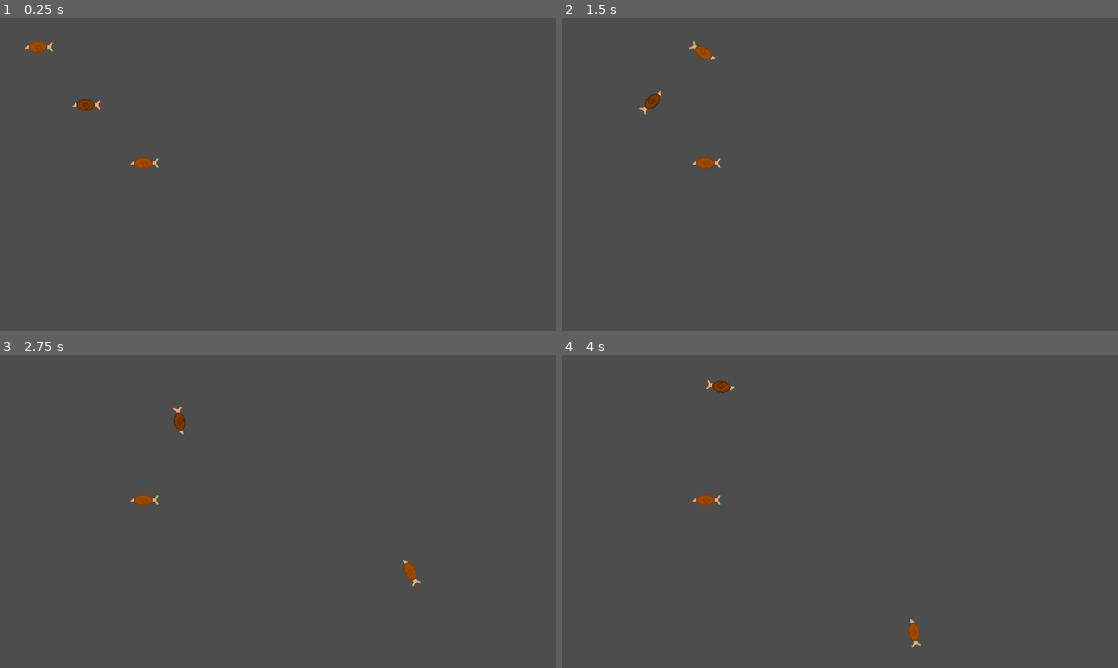
Above: before the commit, frames 1-4 (two rows, left to right).
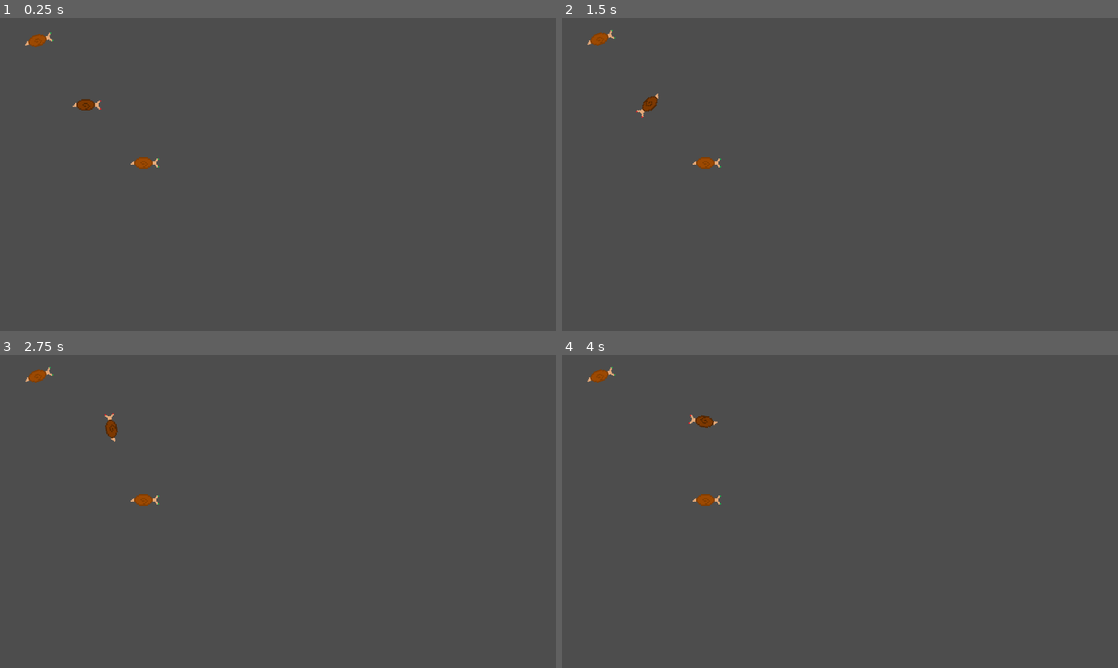
Above: after the commit, the same moments.

Repository: Travis16/Snails-on-ice
Game: Godot game, scene res://scenes/game.tscn
Same seed, same stepped clock (60 frames per second), same inputs: the game is played once before the commit and once after it.
Inputs:
- Up to frame 1 (0.25 s): no input
- Up to frame 2 (1.5 s): tap Enter at 0.5 s; hold Right (right1) 0.53-1.28 s; hold Down (down1) from 1.28 s (still down)
- Up to frame 3 (2.75 s): release Down (down1) at 2.03 s; hold Right (right1) from 2.03 s (still down)
- Up to frame 4 (4 s): release Right (right1) at 2.78 s; hold Up (up1) 2.78-3.53 s; hold Left (left1) from 3.53 s (still down)

The runs differ from the first frame. In frame 1, 0.2% of the frame differs, in the area x 4-10%, y 4-12%; in frame 2, 0.4%; in frame 3, 0.5%; in frame 4, 0.5%, in the area x 4-65%, y 3-94%.

Commit message:
input delay, ice effect'

Diff:
--- a/scripts/albaniaMan.gd
+++ b/scripts/albaniaMan.gd
@@ -31,8 +31,14 @@
 		$green.hide()
 
 var just_collided; # only needed to identify as 'player char' for collisions
+var random_movement = Vector2(0, 0);
+
 func _physics_process(delta: float) -> void:
 
+	if random_movement == Vector2(0, 0):
+		random_movement = Vector2(randf_range(-200, 200), randf_range(-200, 200))
+	else:
+		random_movement += Vector2(-random_movement.x/10, -random_movement.y/10)
 	if colour == 0:
 		rotation_degrees += (velocity.y + velocity.x) /100
 	else:
@@ -42,7 +48,7 @@
 	pressed = false;
 
 
-
+	'''
 	if Input.is_action_pressed("up1"):
 		pressed = true;
 		dir = 0
@@ -61,7 +67,8 @@
 		pressed = true;
 		dir = 3
 		velocity.x = clamp(velocity.x - (ACCEL_X * ACCEL * delta), -MAX_SPD, MAX_SPD)
-
+'''
+	velocity = random_movement;
 
 	if not pressed:
 		if velocity.x > 0:
--- a/scripts/playerChar.gd
+++ b/scripts/playerChar.gd
@@ -6,6 +6,7 @@
 var MAX_SPD = 1000;
 var DECEL = 200;
 const ROTATION_SPEED = 3;
+const INPUT_DELAY = 0.5; # starts at 1, it is an inverse scale factor (ie 0.5 is double delay)
 
 var rng = RandomNumberGenerator.new()
 var colour;
@@ -62,13 +63,13 @@
 	if just_collided: # if just collided
 		bounce_lerp += delta # will take one whole second
 		#print("bouncing progress: ", bounce_lerp, " with destination velocity of ", forward_direction*speed)
-		velocity = velocity.lerp(forward_direction*speed, bounce_lerp*0.01)
+		velocity = velocity.lerp(forward_direction*speed, bounce_lerp*delta*INPUT_DELAY)
 		if bounce_lerp >= BOUNCE_DURATION/0.1: # once finished lerping
 			just_collided = false;
 			#print("finished colliding")
 			bounce_lerp = 0
 	else:  # if normal operation
-		velocity = forward_direction * speed;
+		velocity = velocity.lerp(forward_direction * speed, delta*INPUT_DELAY);
 
 	# ACTUAL MOVING
 	var collision_info = move_and_collide(velocity*delta)
@@ -85,4 +86,4 @@
 			collision_body.velocity = velocity;
 			collision_body.velocity = velocity.bounce(collision_info.get_normal()) * ELASTICITY
 
-		speed = 0
+		speed = 0 # reset speed of bike to 0
